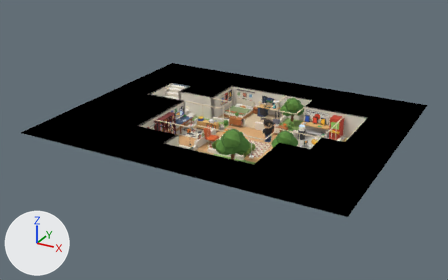
What one commit did to the Blender file house3d/house_P2.blend.
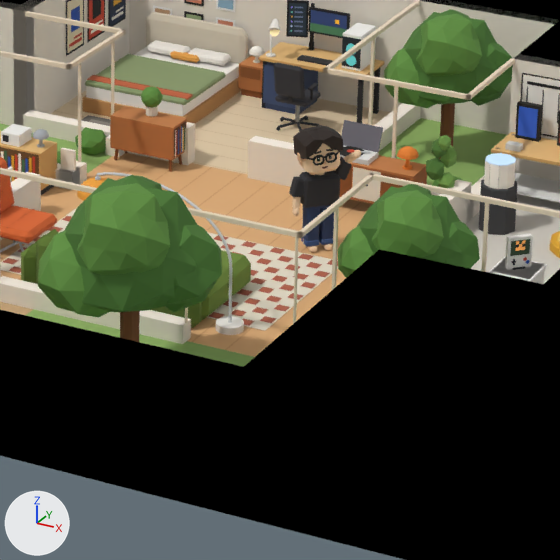
Each version is shown whole from a 50 mm lens placed at (22.77, -40.06, 17.11), pointed at (4.3, -6.48, 0.32), then close up on the part from 47% to 70% of the width and 34% to 72% of the height. The lights are fixed; the arrows at lower left show +X, +Y and +Z. The last two pictures show the newer version.

Objects in the first close-up: 'bedroom_bed_Bed', 'bedroom_desk_Desk___PC', 'character_abraham', 'garden_tree_Tree', 'house_shell', 'living_console_Turntable', 'living_rug_check', 'living_shelf_Records', 'page_surface', 'pocketNE_tree_Tree', 'pocketSE_tree_Tree', 'wall_art' and 15 more.
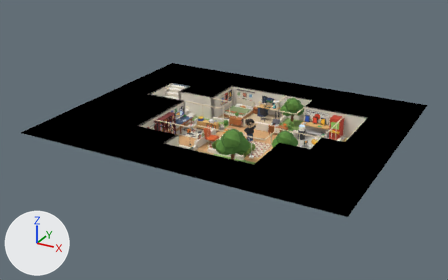
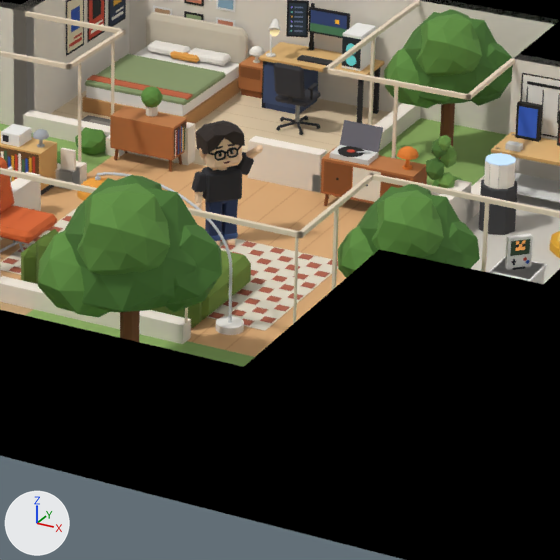
Where the change shows, as pixel boxes (x1, y1, x2, y2) in the close-ups (560 x 560 px):
'character_abraham', moved
    before: (289, 125, 361, 252)
    after: (192, 120, 263, 246)

The edits, one by one:
Object 'character_abraham' (ob_character_abraham) moves from (6.8, -4.78, 0.83) to (5.65, -5.23, 0.83).
